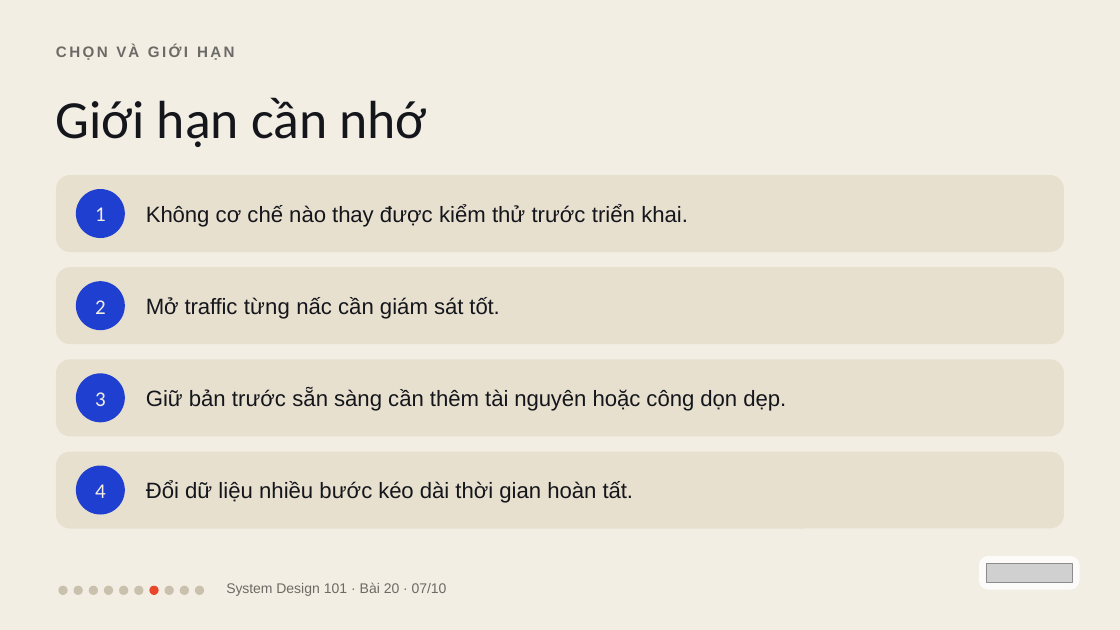
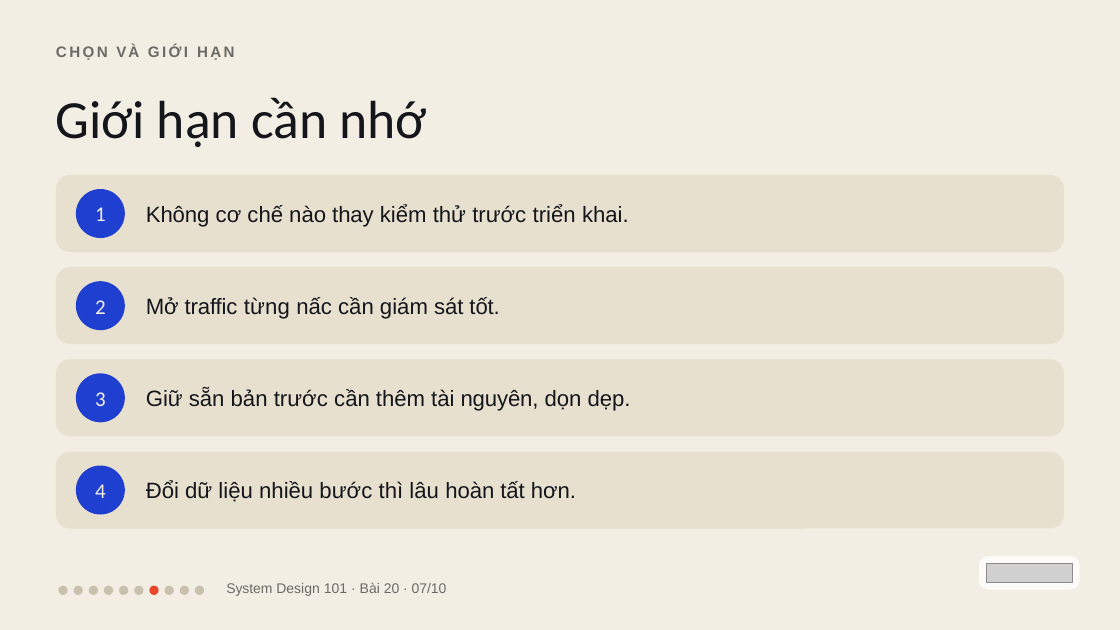
Before and after one commit to vohoailinh90/tool-marketing-studio, a slide deck: slide 7 of system-design-101/vi/lessons/sd-13-020/slides/sd-13-020.pptx. Drawn at 1120x630 pixels with LibreOffice and Linux fonts; fonts in the diff are those of the drawing; grey boxes stand for pictures. Boxes give left, top, right and bottom in pixels: in the first picture for what was removed or moved away, otherwise in the second. Text is boxed around its words. In the diff, an @@ line names an element or a change of style, - is before the commit and + after.

```diff
--- a/system-design-101/vi/lessons/sd-13-020/slides/sd-13-020.pptx
+++ b/system-design-101/vi/lessons/sd-13-020/slides/sd-13-020.pptx
@@ text at box(146, 204, 629, 227): text changed @@
-Không cơ chế nào thay được kiểm thử trước triển khai.
+Không cơ chế nào thay kiểm thử trước triển khai.
@@ text at box(146, 389, 631, 411): text changed @@
-Giữ bản trước sẵn sàng cần thêm tài nguyên hoặc công dọn dẹp.
+Giữ sẵn bản trước cần thêm tài nguyên, dọn dẹp.
@@ text at box(146, 481, 576, 502): text changed @@
-Đổi dữ liệu nhiều bước kéo dài thời gian hoàn tất.
+Đổi dữ liệu nhiều bước thì lâu hoàn tất hơn.
```
Also in this commit, not shown: 1 other file.
